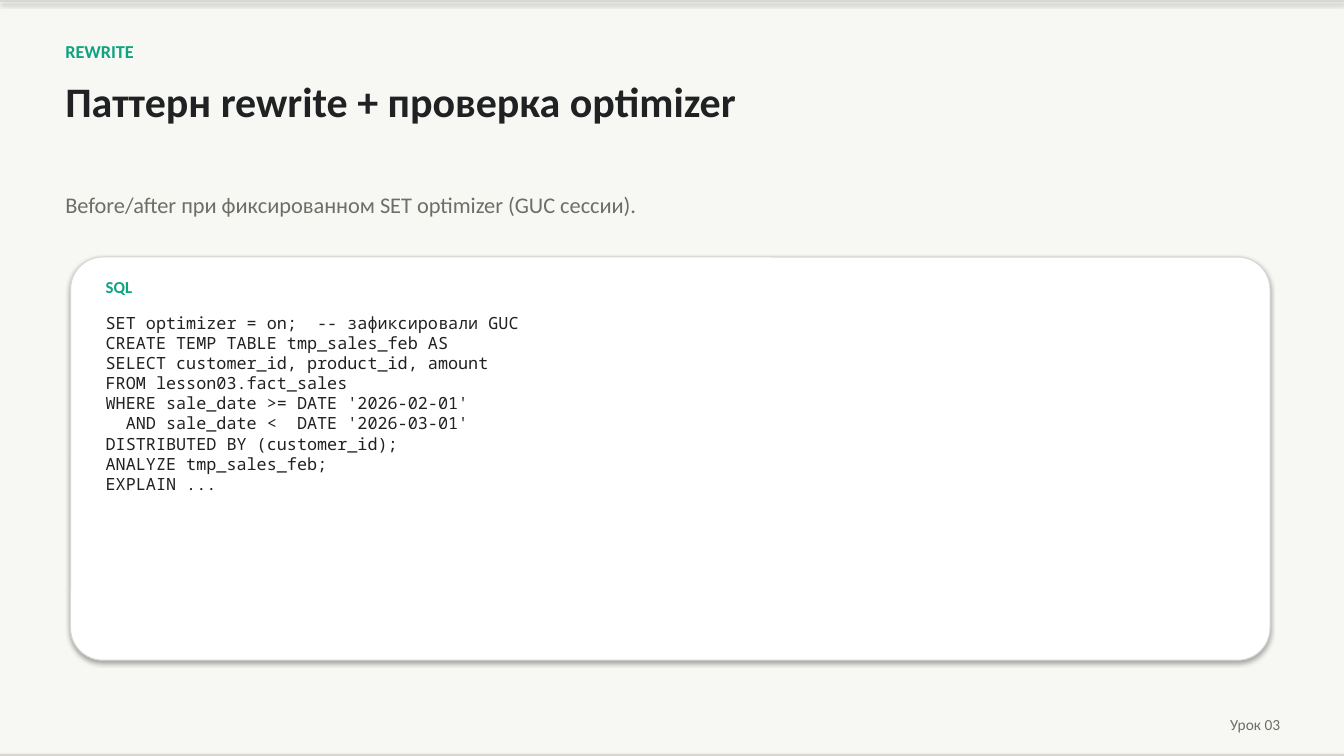
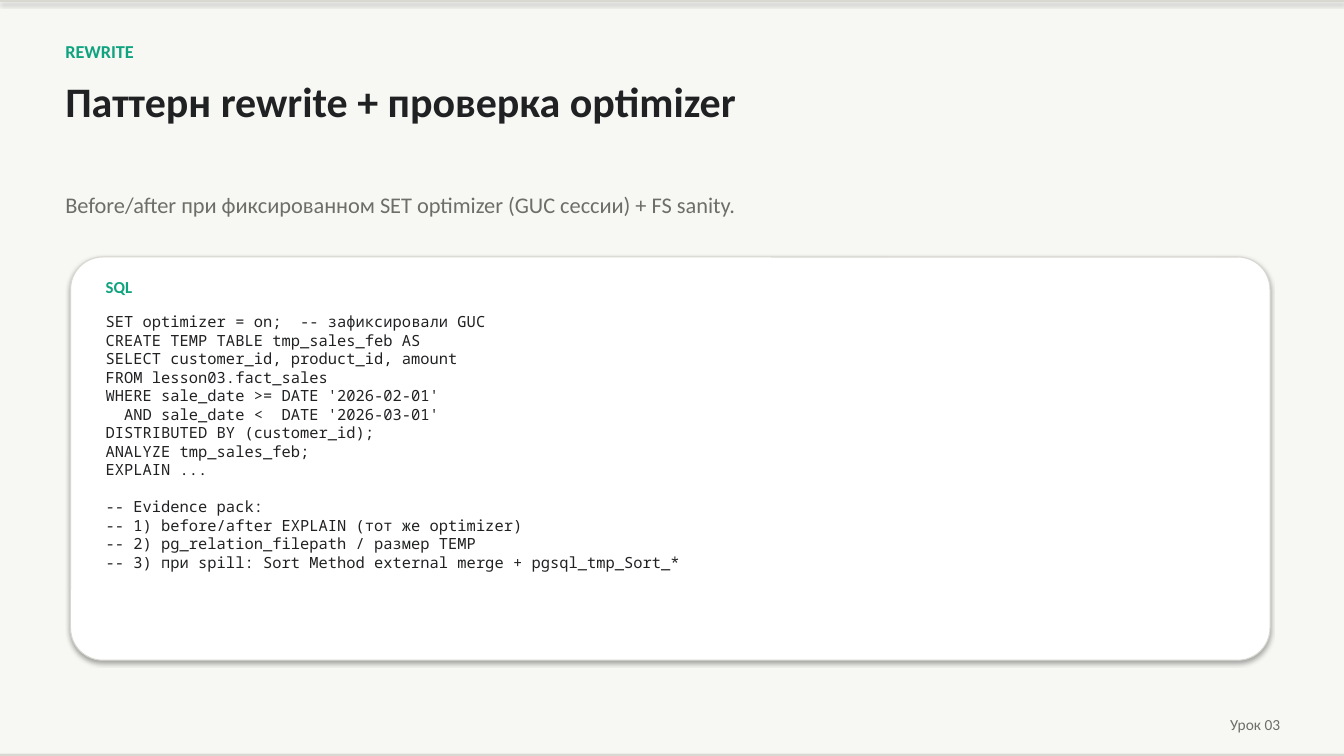
Before and after one commit to PaulKov/de-mentor, a slide deck: slide 49 of artifacts/greenplum-query-tuning-theory.pptx (slide 40 before the commit). Drawn at 1344x756 pixels with LibreOffice and Linux fonts; fonts in the diff are those of the drawing. Boxes give left, top, right and bottom in pixels: in the first picture for what was removed or moved away, otherwise in the second. Text is boxed around its words. In the diff, an @@ line names an element or a change of style, - is before the commit and + after.

```diff
--- a/artifacts/greenplum-query-tuning-theory.pptx
+++ b/artifacts/greenplum-query-tuning-theory.pptx
@@ text at (65, 197, 735, 217): text changed @@
-Before/after при фиксированном SET optimizer (GUC сессии).
+Before/after при фиксированном SET optimizer (GUC сессии) + FS sanity.
@@ text at (106, 315, 680, 572): text changed; size 12 to 11 pt @@
-SET optimizer = on; -- зафиксировали GUC
-CREATE TEMP TABLE tmp_sales_feb AS
-SELECT customer_id, product_id, amount
-FROM lesson03.fact_sales
-WHERE sale_date >= DATE '2026-02-01'
-AND sale_date < DATE '2026-03-01'
-DISTRIBUTED BY (customer_id);
-ANALYZE tmp_sales_feb;
-EXPLAIN ...
+SET optimizer = on; -- зафиксировали GUC
+CREATE TEMP TABLE tmp_sales_feb AS
+SELECT customer_id, product_id, amount
+FROM lesson03.fact_sales
+WHERE sale_date >= DATE '2026-02-01'
+AND sale_date < DATE '2026-03-01'
+DISTRIBUTED BY (customer_id);
+ANALYZE tmp_sales_feb;
+EXPLAIN ...
+-- Evidence pack:
+-- 1) before/after EXPLAIN (тот же optimizer)
+-- 2) pg_relation_filepath / размер TEMP
+-- 3) при spill: Sort Method external merge + pgsql_tmp_Sort_*
```
Also in this commit, not shown: 1 other slide changed, 11 slides added, 2 slides removed, 33 other files.
